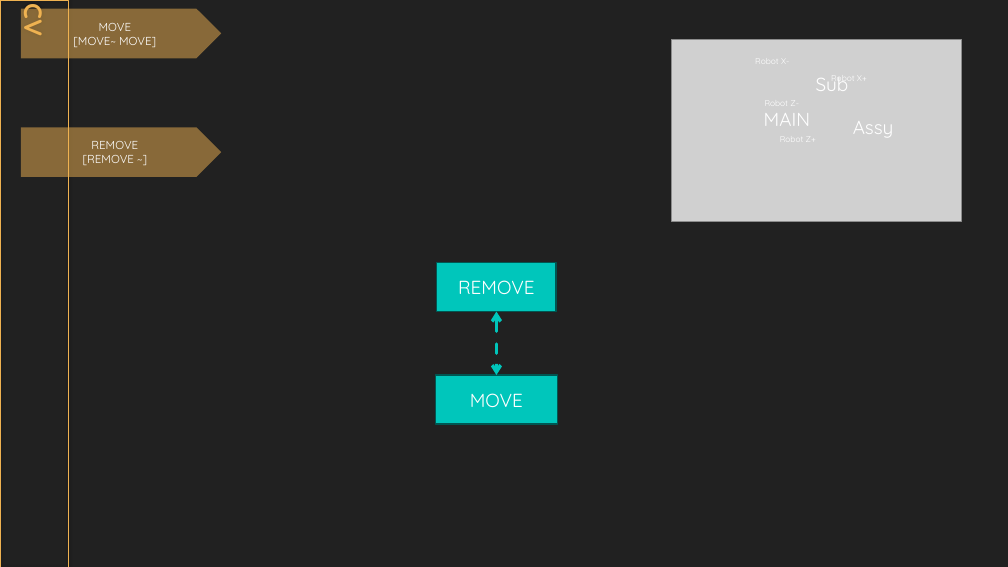
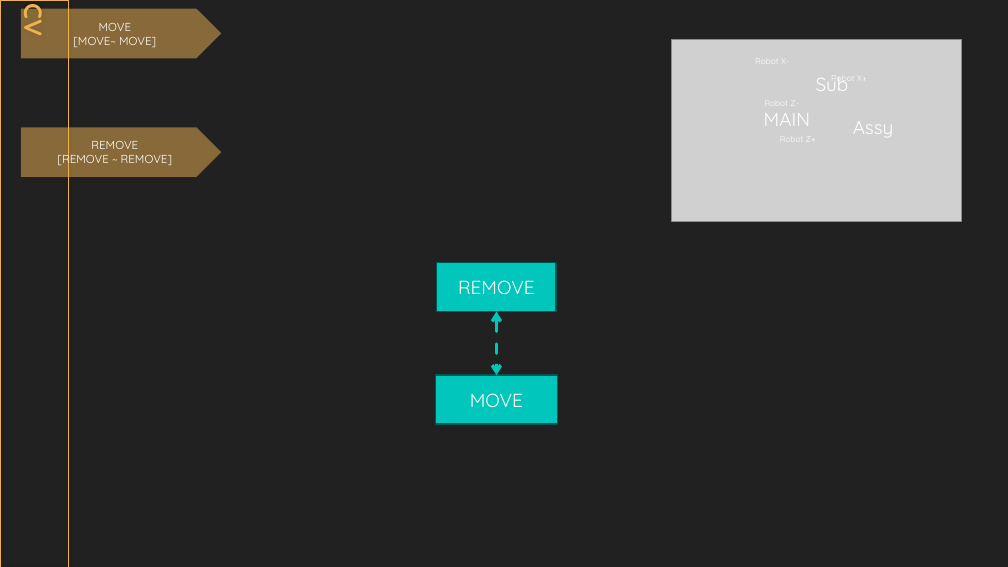
Before and after one commit to DualsoftDev/ds, a slide deck: slide 2 of DsDotNet/src/UnitTest/UnitTest.Model/ImportOfficeExample/Sample/Lib/Conveyor/CV.pptx. Drawn at 1008x567 pixels with LibreOffice and Linux fonts; fonts in the diff are those of the drawing; grey boxes stand for pictures. Boxes give left, top, right and bottom in pixels: in the first picture for what was removed or moved away, otherwise in the second. Text is boxed around its words. In the diff, an @@ line names an element or a change of style, - is before the commit and + after.

```diff
--- a/DsDotNet/src/UnitTest/UnitTest.Model/ImportOfficeExample/Sample/Lib/Conveyor/CV.pptx
+++ b/DsDotNet/src/UnitTest/UnitTest.Model/ImportOfficeExample/Sample/Lib/Conveyor/CV.pptx
@@ text in pentagon arrow at <box>57,151,173,167</box>: text changed @@
-[REMOVE ~]
+[REMOVE ~ REMOVE]
```
Also in this commit, not shown: 4 other files.
